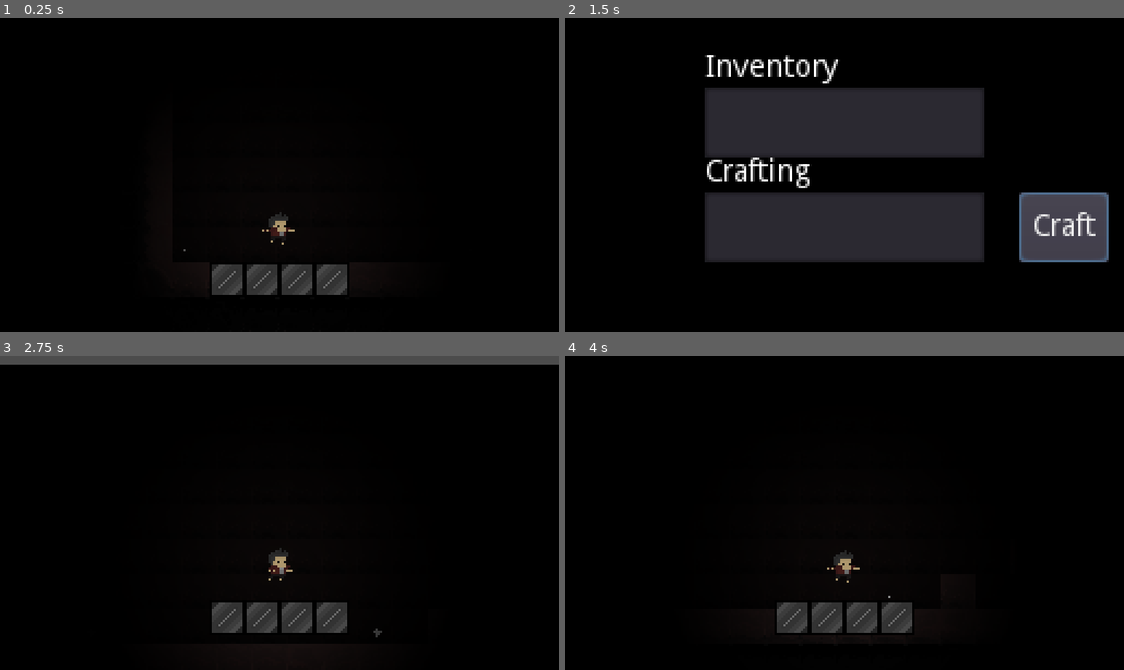
Above: before the commit, frames 1-4 (two rows, left to right).
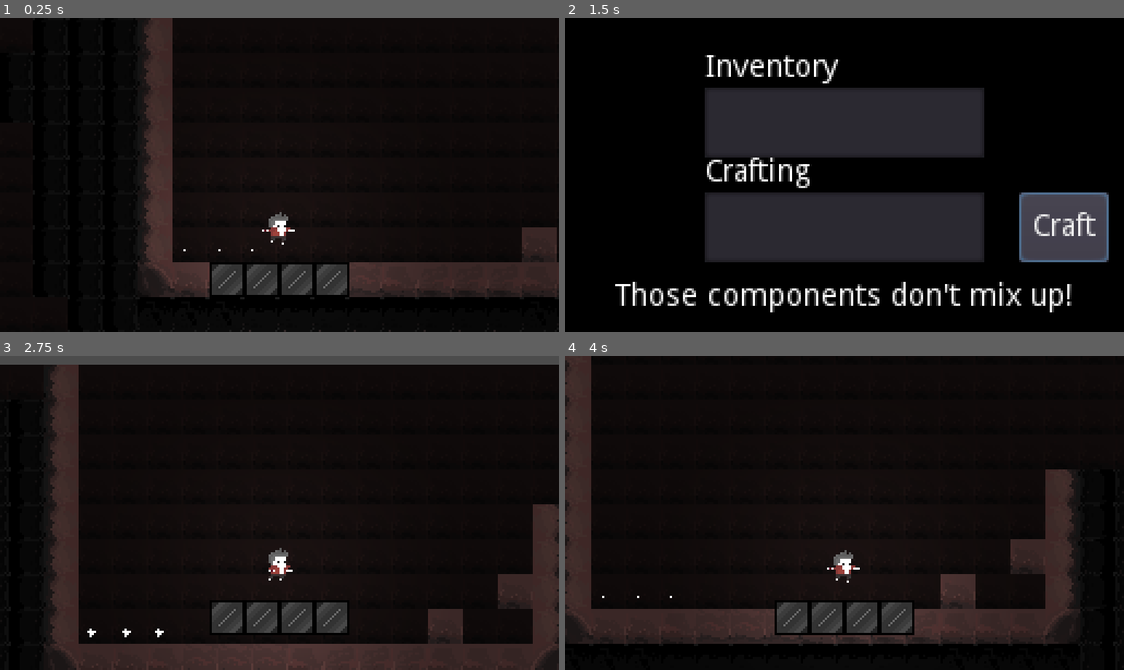
Above: after the commit, the same moments.

Repository: Darkystel/CraftJam
Game: Godot game, scene res://src/worlds/testworld.tscn
The game is run twice, just before and just after one commit, with the same random seed, the same clock (stepped at 60 frames per second) and the same inputs.
Inputs:
- Up to frame 1 (0.25 s): no input
- Up to frame 2 (1.5 s): hold D (move_right) 0.53-1.25 s; hold I (crafting_hud) 0.53-1.25 s; tap Space (jump) at 0.77, 0.8, 1.07 s; click "Craft" at 1.25 s
- Up to frame 3 (2.75 s): tap Enter at 2 s; hold D (move_right) from 2.03 s (still down); tap Space (jump) at 2.1, 2.27, 2.57 s; tap I (crafting_hud) at 2.3 s
- Up to frame 4 (4 s): release D (move_right) at 2.78 s; hold A (move_left) 2.78-3.53 s; hold I (crafting_hud) 2.78-3.53 s; tap Space (jump) at 3.05, 3.5, 3.77 s; hold D (move_right) from 3.53 s (still down); tap F (interact) at 3.6 s; tap I (crafting_hud) at 3.8 s

The runs differ from the first frame. In frame 1, 11% of the frame differs, in the area x 24-100%, y 0-100%; in frame 2, 2.4%; in frame 3, 16%, in the area x 7-100%, y 2-100%; in frame 4, 16%.

Commit message:
Reworked inventory and crafting

Diff:
--- a/project.godot
+++ b/project.godot
@@ -25,6 +25,11 @@
 "path": "res://src/tools/scripts/Item.gd"
 }, {
 "base": "Resource",
+"class": "Message",
+"language": "GDScript",
+"path": "res://src/tools/scripts/Message.gd"
+}, {
+"base": "Resource",
 "class": "Recipe",
 "language": "GDScript",
 "path": "res://src/tools/scripts/Recipe.gd"
@@ -33,6 +38,7 @@
 "Actor": "",
 "Inventory": "",
 "Item": "",
+"Message": "",
 "Recipe": ""
 }
 
--- a/src/UI/hud/crafting_HUD.tscn
+++ b/src/UI/hud/crafting_HUD.tscn
@@ -74,5 +74,13 @@
 margin_right = -7.0
 margin_bottom = -32.0
 text = "Craft"
+
+[node name="description" type="Label" parent="."]
+margin_top = 112.0
+margin_right = 256.0
+margin_bottom = 144.0
+align = 1
+valign = 1
 [connection signal="item_activated" from="VBoxContainer/inventory_panel/inventory_list" to="." method="_on_inventory_list_item_activated"]
+[connection signal="item_activated" from="VBoxContainer/crafting_panel/crafting_list" to="." method="_on_crafting_list_item_activated"]
 [connection signal="pressed" from="craft" to="." method="_on_craft_pressed"]
--- a/src/UI/hud/scripts/crafting_HUD.gd
+++ b/src/UI/hud/scripts/crafting_HUD.gd
@@ -1,11 +1,6 @@
 extends Control
 
 var inventory = null
-
-var recipe_list = []
-
-var chosen_components = []
-var result = null
 
 onready var inventory_list = $VBoxContainer/inventory_panel/inventory_list
 onready var crafting_list = $VBoxContainer/crafting_panel/crafting_list
@@ -16,15 +11,6 @@
 func _ready():
 	assert(inventory == null)
 	visible = false
-	initialize_recipes()
-
-func initialize_recipes():
-	var file_paths = list_files_in_directory("res://src/tools/recipe_data")
-	for path in file_paths:
-		var recipe = load("res://src/tools/recipe_data/" + path)
-		recipe_list.append(recipe)
-
-
 
 func _unhandled_input(event):
 	if event.is_action_pressed("crafting_hud"):
@@ -33,54 +19,31 @@
 			visible = false
 			get_tree().paused = false
 		else:
-			display_items()
+			update_grids()
 			visible = true
 			get_tree().paused = true
 
-func display_items():
+func update_grids():
+	inventory_list.clear()
+	crafting_list.clear()
 	for item in inventory.items:
 		inventory_list.add_icon_item(item.item_texture)
+	for component in inventory.crafting_components:
+		crafting_list.add_icon_item(component.item_texture)
+
 
 func _on_inventory_list_item_activated(index):
-	var selected_item = inventory.items[index]
-	if not chosen_components.has(selected_item):
-		chosen_components.push_back(selected_item)
-		crafting_list.add_icon_item(selected_item.item_texture)
+	inventory.put_in_crafting(inventory.items[index])
+	update_grids()
+
+
+func _on_crafting_list_item_activated(index):
+	inventory.put_back_in_items(inventory.crafting_components[index])
+	update_grids()
 
 
 func _on_craft_pressed():
-	if find_recipe():
-		crafting_list.clear()
-		for component in chosen_components:
-			inventory.erase(component)
-		inventory_list.clear()
-		inventory.add_to_inventory(result)
-		display_items()
-
-
-func find_recipe() -> bool:
-	print("find_recipe() called")
-	for recipe in recipe_list:
-		print("checking in recipe for '" + recipe.result.name + "'")
-		if recipe.check_components(chosen_components):
-			result = recipe.result
-			return true
-	return false
-
-
-func list_files_in_directory(path):
-    var files = []
-    var dir = Directory.new()
-    dir.open(path)
-    dir.list_dir_begin()
-
-    while true:
-        var file = dir.get_next()
-        if file == "":
-            break
-        elif not file.begins_with("."):
-            files.append(file)
-
-    dir.list_dir_end()
-
-    return files
+	var msg = inventory.try_crafting() as Message
+	if msg.success:
+		update_grids()
+	$description.text = msg.description
--- a/src/actors/player.tscn
+++ b/src/actors/player.tscn
@@ -8,14 +8,14 @@
 [ext_resource path="res://assets/animations/idle/idle_new2.png" type="Texture" id=6]
 [ext_resource path="res://assets/animations/fall/fall_fall_0.png" type="Texture" id=7]
 [ext_resource path="res://assets/animations/fall/fall_fall_1.png" type="Texture" id=8]
-[ext_resource path="res://assets/animations/Jump/jump_jump_2.png" type="Texture" id=9]
-[ext_resource path="res://assets/animations/Jump/jump_jump_3.png" type="Texture" id=10]
-[ext_resource path="res://assets/animations/walking/walking_Animation 2_0.png" type="Texture" id=11]
-[ext_resource path="res://assets/animations/walking/walking_Animation 2_1.png" type="Texture" id=12]
-[ext_resource path="res://assets/animations/walking/walking_Animation 2_2.png" type="Texture" id=13]
-[ext_resource path="res://assets/animations/walking/walking_Animation 2_3.png" type="Texture" id=14]
-[ext_resource path="res://assets/animations/walking/walking_Animation 2_4.png" type="Texture" id=15]
-[ext_resource path="res://assets/animations/walking/walking_Animation 2_5.png" type="Texture" id=16]
+[ext_resource path="res://assets/animations/walking/walking_Animation 2_0.png" type="Texture" id=9]
+[ext_resource path="res://assets/animations/walking/walking_Animation 2_1.png" type="Texture" id=10]
+[ext_resource path="res://assets/animations/walking/walking_Animation 2_2.png" type="Texture" id=11]
+[ext_resource path="res://assets/animations/walking/walking_Animation 2_3.png" type="Texture" id=12]
+[ext_resource path="res://assets/animations/walking/walking_Animation 2_4.png" type="Texture" id=13]
+[ext_resource path="res://assets/animations/walking/walking_Animation 2_5.png" type="Texture" id=14]
+[ext_resource path="res://assets/animations/Jump/jump_jump_2.png" type="Texture" id=15]
+[ext_resource path="res://assets/animations/Jump/jump_jump_3.png" type="Texture" id=16]
 [ext_resource path="res://src/UI/hud/HUD.tscn" type="PackedScene" id=17]
 [ext_resource path="res://src/UI/hud/crafting_HUD.tscn" type="PackedScene" id=18]
 
@@ -31,14 +31,14 @@
 "name": "fall",
 "speed": 8.0
 }, {
-"frames": [ ExtResource( 9 ), ExtResource( 10 ) ],
+"frames": [ ExtResource( 9 ), ExtResource( 10 ), ExtResource( 11 ), ExtResource( 12 ), ExtResource( 13 ), ExtResource( 14 ) ],
+"loop": true,
+"name": "walk",
+"speed": 8.0
+}, {
+"frames": [ ExtResource( 15 ), ExtResource( 16 ) ],
 "loop": false,
 "name": "jump",
-"speed": 8.0
-}, {
-"frames": [ ExtResource( 11 ), ExtResource( 12 ), ExtResource( 13 ), ExtResource( 14 ), ExtResource( 15 ), ExtResource( 16 ) ],
-"loop": true,
-"name": "walk",
 "speed": 8.0
 } ]
 
@@ -80,3 +80,4 @@
 
 [node name="crafting_HUD" parent="CanvasLayer" instance=ExtResource( 18 )]
 pause_mode = 2
+visible = false
--- a/src/actors/scripts/Player.gd
+++ b/src/actors/scripts/Player.gd
@@ -4,6 +4,7 @@
 
 func _ready():
 	assert(inventory != null)
+	inventory.initialize_recipes()
 	$CanvasLayer/HUD.get_node("inventory").initialize_inventory(inventory)
 	$CanvasLayer/crafting_HUD.initialize(inventory)
 
--- a/src/tools/scripts/Inventory.gd
+++ b/src/tools/scripts/Inventory.gd
@@ -4,6 +4,8 @@
 export(int) var capacity = 8
 
 var items = []
+var crafting_components = []
+var recipe_list = []
 
 signal inventory_changed
 # This script will handle the inventory system of the player character
@@ -14,3 +16,65 @@
 		emit_signal("inventory_changed")
 		return true
 	else: return false
+
+func consume_item(item) -> Item:
+	if items.has(item):
+		items.erase(item)
+		return item
+	return null
+
+func consume_crafting_component(item) -> Item:
+	if crafting_components.has(item):
+		crafting_components.erase(item)
+		return item
+	return null
+
+func consume_crafting_components():
+	crafting_components.clear()
+
+func put_in_crafting(item: Item):
+	var item_to_move = consume_item(item)
+	if item_to_move != null:
+		crafting_components.push_back(item)
+
+func put_back_in_items(item: Item):
+	var item_to_move = consume_crafting_component(item)
+	if item_to_move != null:
+		items.push_back(item)
+
+func try_crafting() -> Message:
+	var msg = Message.new()
+	msg.title = "Crafting Information"
+	for recipe in recipe_list:
+		if recipe.check_components(crafting_components):
+			add_to_inventory(recipe.result)
+			consume_crafting_components()
+			msg.description = str(recipe.result.name) + " Crafted!"
+			msg.success = true
+			return msg
+
+	msg.description = "Those components don't mix up!"
+	msg.success = false
+	return msg
+
+func initialize_recipes():
+	print('before initialization = ' + str(recipe_list))
+	var file_paths = list_files_in_directory("res://src/tools/recipe_data")
+	for path in file_paths:
+		var recipe = load("res://src/tools/recipe_data/" + path)
+		recipe_list.append(recipe)
+	print('after initialization = ' + str(recipe_list))
+
+func list_files_in_directory(path):
+	var files = []
+	var dir = Directory.new()
+	dir.open(path)
+	dir.list_dir_begin()
+	while true:
+		var file = dir.get_next()
+		if file == "":
+			break
+		elif not file.begins_with("."):
+			files.append(file)
+	dir.list_dir_end()
+	return files
--- a/src/tools/scripts/Item.gd
+++ b/src/tools/scripts/Item.gd
@@ -10,3 +10,6 @@
 export(String) var name = "No Name.png"
 export(types) var type = types.USABLE
 export(Texture) var item_texture = null
+
+var stack_count = 0
+var craft_count = 0
--- /dev/null
+++ b/src/tools/scripts/Message.gd
@@ -0,0 +1,6 @@
+extends Resource
+class_name Message
+
+var title := ""
+var description := ""
+var success := false
--- a/src/tools/scripts/Recipe.gd
+++ b/src/tools/scripts/Recipe.gd
@@ -7,14 +7,15 @@
 func check_components(components) -> bool:
 	print("Comparing components for '" + result.name + "'")
 
-	var items_clone = items
+	var items_clone = items.duplicate()
+	var components_clone = components.duplicate()
 
-	if components.size() != items.size(): return false
+	if components_clone.size() != items_clone.size(): return false
 
 	while true:
-		if items.size() == 0 and components.size() == 0: return true
-		elif items.has(components[0]):
-			items.erase(components[0])
-			components.pop_front()
+		if items_clone.size() == 0 and components_clone.size() == 0: return true
+		elif items_clone.has(components_clone[0]):
+			items_clone.erase(components_clone[0])
+			components_clone.pop_front()
 		else: return false
 	return false
--- a/src/worlds/testworld.tscn
+++ b/src/worlds/testworld.tscn
@@ -186,6 +186,7 @@
 [node name="testworld" type="Node2D"]
 
 [node name="CanvasModulate" type="CanvasModulate" parent="."]
+visible = false
 color = Color( 0, 0, 0, 1 )
 
 [node name="TileMap2" type="TileMap" parent="."]
@@ -214,5 +215,9 @@
 item = ExtResource( 4 )
 
 [node name="pickable2" parent="." instance=ExtResource( 3 )]
-position = Vector2( 121, 59 )
+position = Vector2( 6, 59 )
 item = ExtResource( 5 )
+
+[node name="pickable3" parent="." instance=ExtResource( 3 )]
+position = Vector2( 21, 59 )
+item = ExtResource( 5 )
